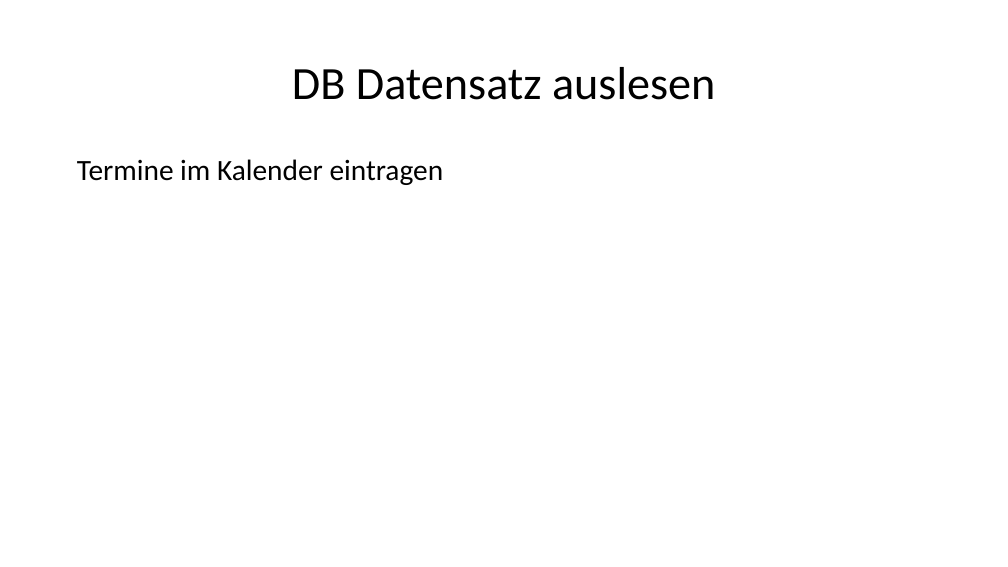
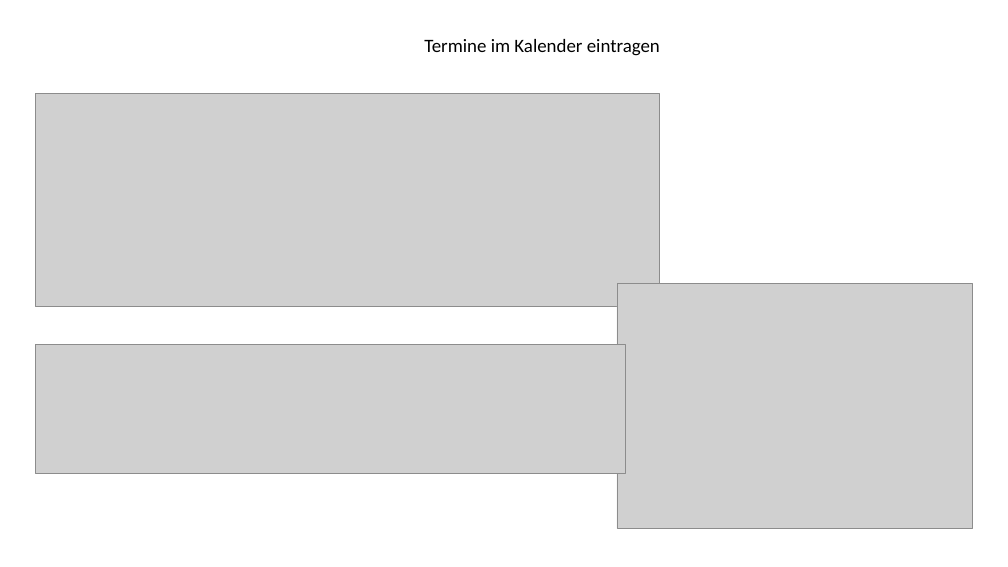
Before and after one commit to Fabusch/Kalenderprojekt, a slide deck: slide 6 of derKalender/Gruppen Kalender.odp (slide 9 before the commit). Drawn at 1008x567 pixels with LibreOffice and Linux fonts; fonts in the diff are those of the drawing; grey boxes stand for pictures. Boxes give left, top, right and bottom in pixels: in the first picture for what was removed or moved away, otherwise in the second. Text is boxed around its words. In the diff, an @@ line names an element or a change of style, - is before the commit and + after.

```diff
--- a/derKalender/Gruppen Kalender.odp
+++ b/derKalender/Gruppen Kalender.odp
@@ text "Termine im Kalender eintragen": place and size @@
-text "Termine im Kalender eintragen" at <box>77,159,444,185</box>
+text "Termine im Kalender eintragen" at <box>424,39,660,56</box>
@@ text "Termine im Kalender eintragen" at <box>424,39,660,56</box>: size 28 to 18 pt; alignment left to centre; less space between paragraphs; vertical alignment top to middle @@
@@ title removed at <box>292,67,715,100</box> @@
-DB Datensatz auslesen
@@ picture added at <box>36,94,660,306</box> @@
@@ picture added at <box>617,284,973,529</box> @@
@@ picture added at <box>36,344,626,473</box> @@
```
Also in this commit, not shown: 2 other slides changed, 3 slides removed.
